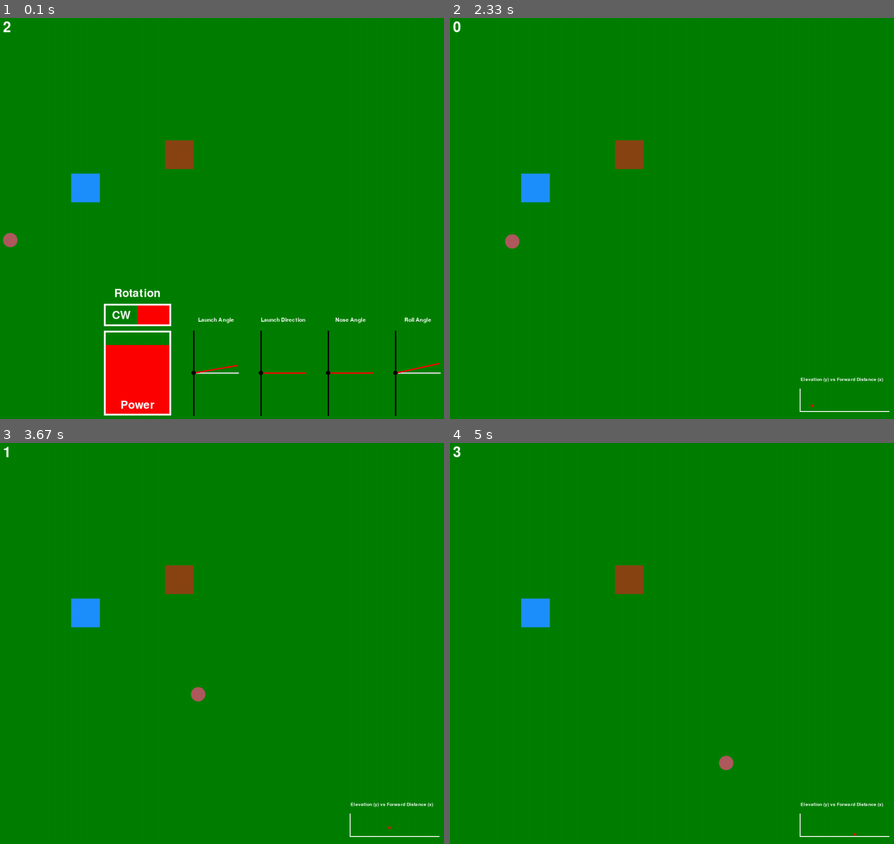
Above: before the commit, frames 1-4 (two rows, left to right).
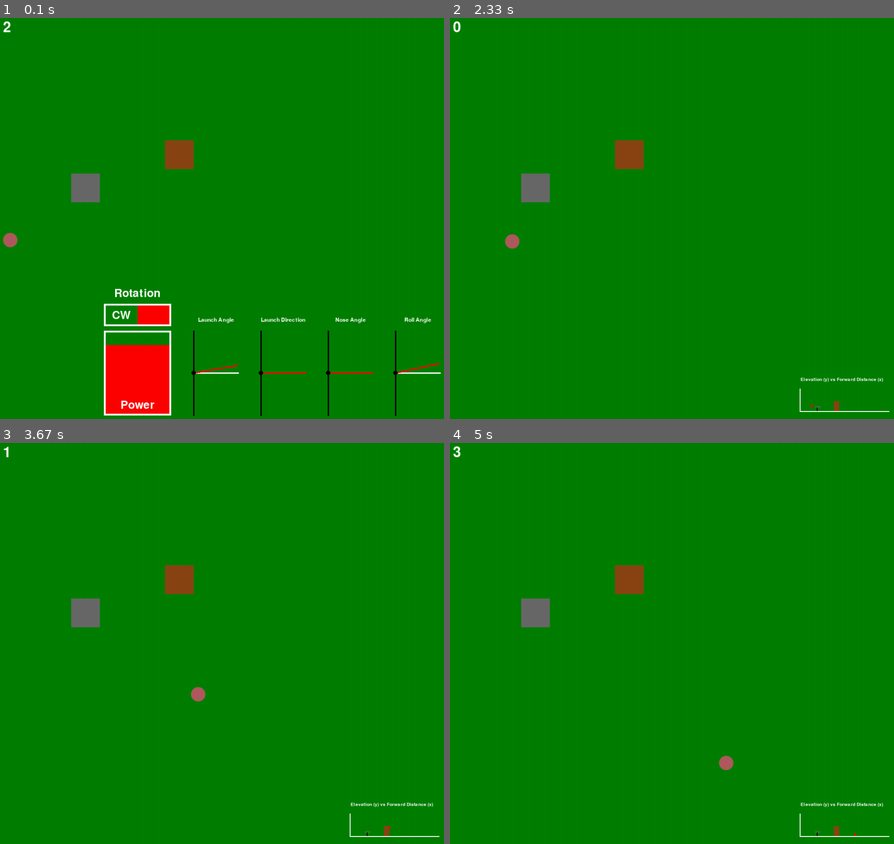
Above: after the commit, the same moments.

Repository: b7duongcs/PyGame-Disc-Golf
Game: pygame game, started from main.py
Same seed, same stepped clock (60 frames per second), same inputs: the game is played once before the commit and once after it.
Inputs:
- Up to frame 1 (0.1 s): no input
- Up to frame 2 (2.33 s): tap 1 at 0.33 s; tap 8 at 0.67 s; tap E at 1.5 s; tap 2 at 1.83 s
- Up to frame 3 (3.67 s): no input
- Up to frame 4 (5 s): no input

The runs differ from the first frame. In frame 1, 0.5% of the frame differs, in the area x 15-100%, y 38-89%; in frame 2, 0.5%; in frame 3, 0.5%; in frame 4, 0.5%.

Commit message:
add object visuals to graph

Diff:
--- a/main.py
+++ b/main.py
@@ -19,9 +19,8 @@
 RED = (255,0,0)
 WHITE = (255, 255, 255)
 BLACK = (0, 0, 0)
-GREY = (220,220,220)
 BROWN = (139,69,19)
-BLUE = (30,144,255)
+GREY = (105,105,105)
 
 #fonts
 TIMER_FONT = pygame.font.Font('freesansbold.ttf', 32)
@@ -108,9 +107,9 @@
 
 #goal and obstacle
 GOAL_UPPER_Z = 1.33 * 3.28 #ft
-GOAL_LOWER_Z =  0.65 *3.28 #ft
+GOAL_LOWER_Z = 0.65 * 3.28 #ft
 GOAL_MP_Z = (GOAL_UPPER_Z + GOAL_LOWER_Z) / 2
-OBSTACLE_Z = 5 #m
+OBSTACLE_Z = 5  * 3.28 #ft
 OBJ_SIZE = 64
 OBJ_LOWER_Y = BORDER
 OBJ_UPPER_Y = HEIGHT - BORDER - OBJ_SIZE
@@ -126,7 +125,7 @@
     WIN.blit(text, (x + (LINE_LEN - text.get_width())/2, ANGLE_UI_Y - ANGLE_TITLE_Y_OFFSET))
 
     pygame.draw.line(WIN, BLACK, (x, ANGLE_UI_Y), (x, ANGLE_UI_Y + PB_HEIGHT), LINE_THICKNESS)
-    pygame.draw.line(WIN, GREY, (x, mp_y), (x + LINE_LEN, mp_y), LINE_THICKNESS)
+    pygame.draw.line(WIN, WHITE, (x, mp_y), (x + LINE_LEN, mp_y), LINE_THICKNESS)
     pygame.draw.line(WIN, RED, (x, mp_y), (x + angle_x, mp_y - angle_y), LINE_THICKNESS)
     pygame.draw.circle(WIN, BLACK, (x, mp_y), 5)
 
@@ -165,7 +164,7 @@
         WIN.blit(ROT_TITLE, (ROT_TITLE_X, ROT_TITLE_Y))
 
         #draw goal and obstacle
-        pygame.draw.rect(WIN, BLUE, goal, 0)
+        pygame.draw.rect(WIN, GREY, goal, 0)
         pygame.draw.rect(WIN, BROWN, obstacle, 0)
 
         #draw angles ui
@@ -177,13 +176,21 @@
     else:
         timer = int(ticks/20)
 
-        #graph
+        #graph bars
         graph_title = GRAPH_FONT.render("Elevation (y) vs Forward Distance (x)", True, WHITE)
-        pygame.draw.rect(WIN, BLUE, goal, 0)
+        pygame.draw.rect(WIN, GREY, goal, 0)
         pygame.draw.rect(WIN, BROWN, obstacle, 0)
         WIN.blit(graph_title, (GRAPH_TITLE_X, GRAPH_TITLE_Y))
         pygame.draw.rect(WIN, WHITE, Z_BAR, 1)
         pygame.draw.rect(WIN, WHITE, X_BAR, 1)
+
+        #graph objects
+        graph_obs = pygame.Rect(GRAPH_LOWER_X_BOUND + obstacle.x/FT_TO_PIXELS, GRAPH_LOWER_Y_BOUND - OBSTACLE_Z, OBJ_SIZE/FT_TO_PIXELS, OBSTACLE_Z + 6)
+        graph_goal = pygame.Rect(GRAPH_LOWER_X_BOUND + goal.x/FT_TO_PIXELS, GRAPH_LOWER_Y_BOUND - GOAL_UPPER_Z, OBJ_SIZE/FT_TO_PIXELS, GOAL_UPPER_Z - GOAL_LOWER_Z)
+        graph_goal_post = pygame.Rect(GRAPH_LOWER_X_BOUND + goal.x/FT_TO_PIXELS + (OBJ_SIZE/FT_TO_PIXELS)/2 - 2, GRAPH_LOWER_Y_BOUND - GOAL_UPPER_Z, 2, GOAL_LOWER_Z * FT_TO_PIXELS)
+        pygame.draw.rect(WIN, BROWN, graph_obs, 0)
+        pygame.draw.rect(WIN, BLACK, graph_goal_post, 0)
+        pygame.draw.rect(WIN, GREY, graph_goal, 0)
         pygame.draw.rect(WIN, RED, graph_disc, 0)
 
     timer_text = TIMER_FONT.render(str(timer), True, WHITE)
@@ -310,7 +317,7 @@
                 current_position = position_array[disc_pos_index]
                 disc_z = current_position[2]
                 if disc_z <= 0:
-                    print("landed")
+                    print("Landed")
                     break
                 disc.x = START_X + current_position[0]*FT_TO_PIXELS
                 disc.y = start_y + current_position[1]*FT_TO_PIXELS
@@ -332,8 +339,8 @@
                 if disc_z <= OBSTACLE_Z:
                     print("Hit Obstacle")
                     break
-                else:
-                    print("Above obstacle: ", disc_z)
+                #else:
+                #    print("Above obstacle: ", disc_z)
     print("Minimum distance from goal (ft): ", min_distance/FT_TO_PIXELS)
     pygame.quit()
 
